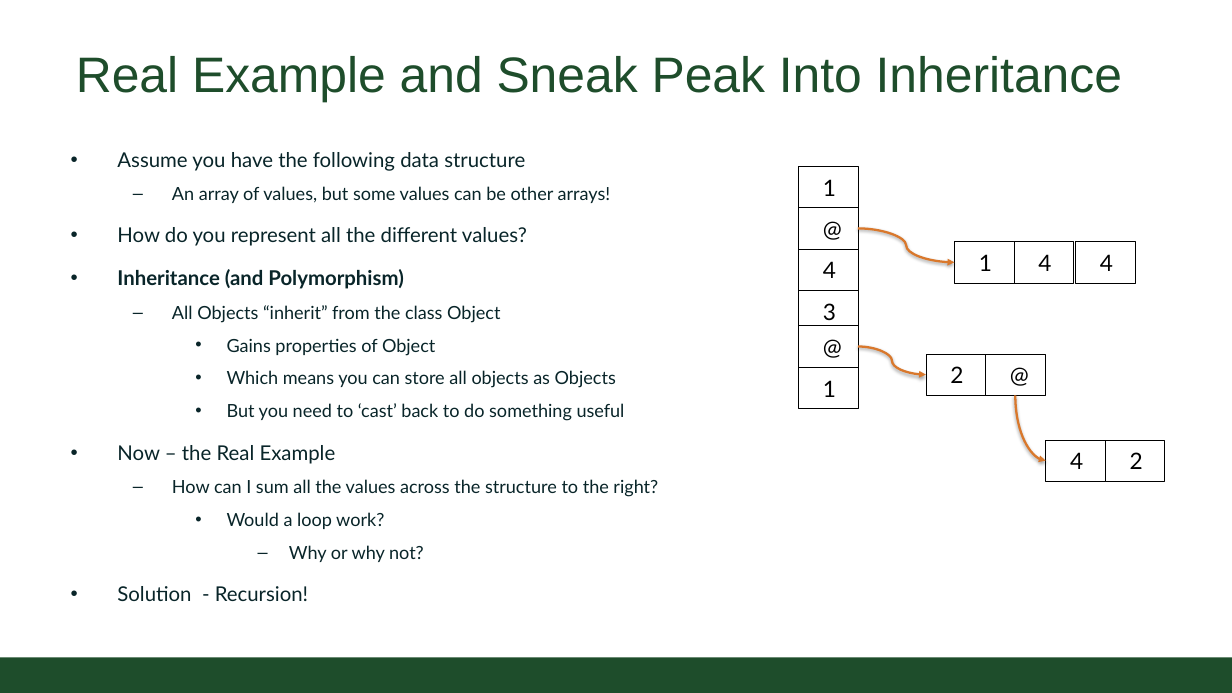
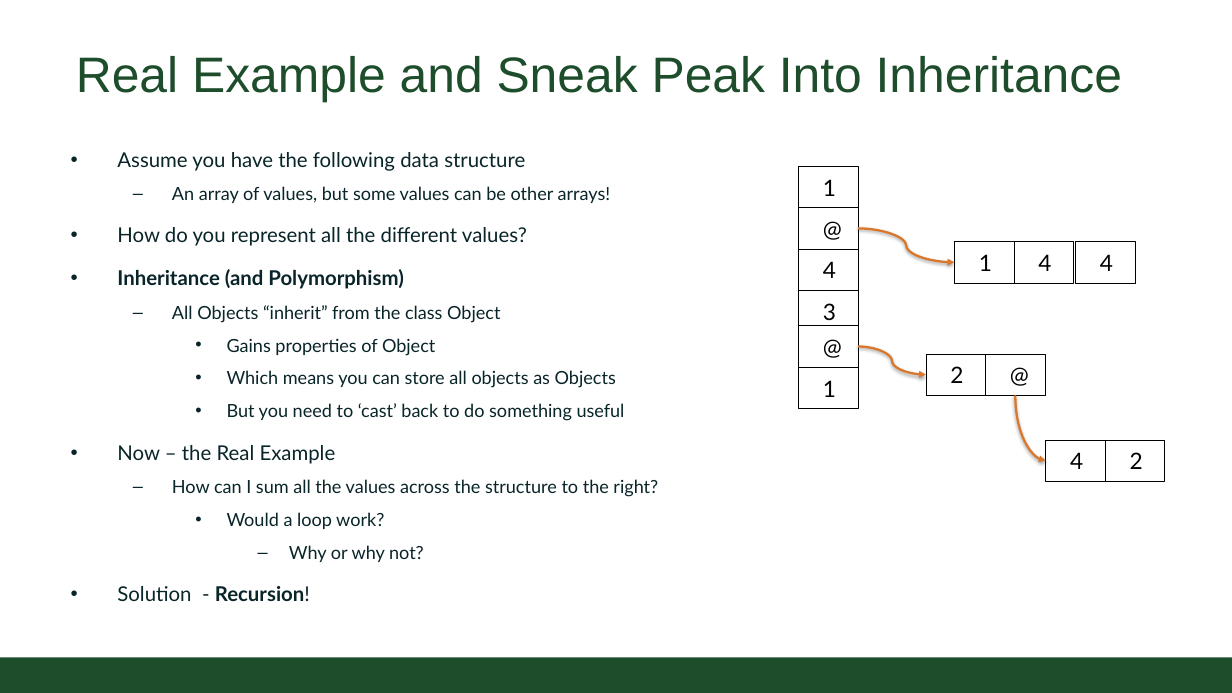
Before and after one commit to CSU-CompSci-CS163-4/Handouts, a slide deck: slide 8 of slides/On-Campus/10_03_IntrotoRecursion.pptx. Drawn at 1232x693 pixels with LibreOffice and Linux fonts; fonts in the diff are those of the drawing; background and template pictures are left out. Boxes give left, top, right and bottom in pixels: in the first picture for what was removed or moved away, otherwise in the second. Text is boxed around its words. In the diff, an @@ line names an element or a change of style, - is before the commit and + after.

Commit message:
sneak peak added

```diff
--- a/slides/On-Campus/10_03_IntrotoRecursion.pptx
+++ b/slides/On-Campus/10_03_IntrotoRecursion.pptx
@@ text at box(117, 586, 310, 601): bold on in "Recursion!" @@
```
